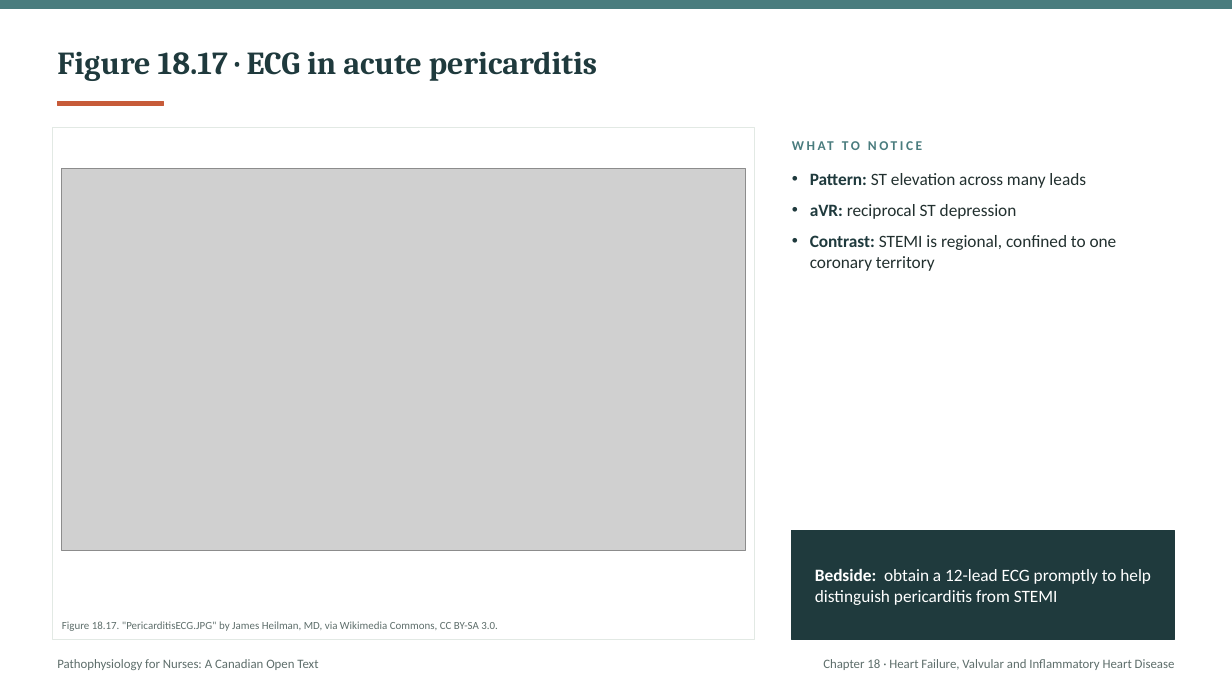
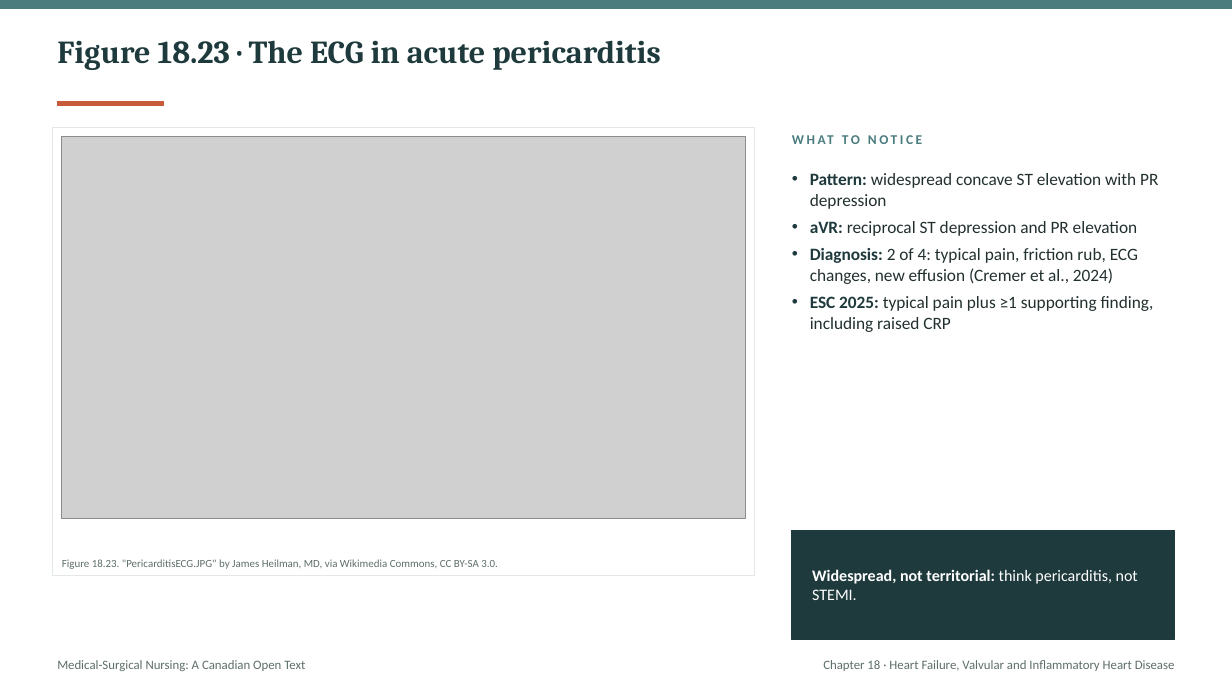
Before and after one commit to andrewleenl/opensourcenursing, a slide deck: slide 24 of Ch18_Heart_Failure_Valvular_and_Inflammatory_Heart_Disease_Lecture_Presentation.pptx (slide 69 before the commit). Drawn at 1232x693 pixels with LibreOffice and Linux fonts; fonts in the diff are those of the drawing; grey boxes stand for pictures. Boxes give left, top, right and bottom in pixels: in the first picture for what was removed or moved away, otherwise in the second. Text is boxed around its words. In the diff, an @@ line names an element or a change of style, - is before the commit and + after.

```diff
--- a/Ch18_Heart_Failure_Valvular_and_Inflammatory_Heart_Disease_Lecture_Presentation.pptx
+++ b/Ch18_Heart_Failure_Valvular_and_Inflammatory_Heart_Disease_Lecture_Presentation.pptx
@@ title "Figure 18.23 · The ECG ..." at (x1=57, y1=40, x2=660, y2=70): vertical alignment middle to top @@
@@ title at (x1=57, y1=40, x2=660, y2=70): text changed @@
-Figure 18.17 · ECG in acute pericarditis
+Figure 18.23 · The ECG in acute pericarditis
@@ rectangle resized from (x1=53, y1=128, x2=755, y2=640) to (x1=53, y1=128, x2=755, y2=576) @@
@@ picture moved from (x1=62, y1=169, x2=746, y2=551) to (x1=62, y1=137, x2=746, y2=518) @@
@@ text "WHAT TO NOTICE" at (x1=792, y1=131, x2=1175, y2=159): vertical alignment middle to top @@
@@ text at (x1=810, y1=173, x2=1158, y2=332): text changed @@
-• Pattern: ST elevation across many leads
-• aVR: reciprocal ST depression
-• Contrast: STEMI is regional, confined to one coronary territory
+• Pattern: widespread concave ST elevation with PR depression
+• aVR: reciprocal ST depression and PR elevation
+• Diagnosis: 2 of 4: typical pain, friction rub, ECG changes, new effusion (Cremer et al., 2024)
+• ESC 2025: typical pain plus ≥1 supporting finding, including raised CRP
@@ text at (x1=62, y1=559, x2=498, y2=569): text changed @@
-Figure 18.17. "PericarditisECG.JPG" by James Heilman, MD, via Wikimedia Commons, CC BY-SA 3.0.
+Figure 18.23. "PericarditisECG.JPG" by James Heilman, MD, via Wikimedia Commons, CC BY-SA 3.0.
@@ text at (x1=812, y1=569, x2=1138, y2=600): text changed; size 13.5 to 12.5 pt @@
-Bedside: obtain a 12-lead ECG promptly to help distinguish pericarditis from STEMI
+Widespread, not territorial: think pericarditis, not STEMI.
@@ text at (x1=57, y1=660, x2=305, y2=671): text changed @@
-Pathophysiology for Nurses: A Canadian Open Text
+Medical-Surgical Nursing: A Canadian Open Text
```
Also in this commit, not shown: 4 other slides changed, 45 slides added, 76 slides removed, 7 other files.
